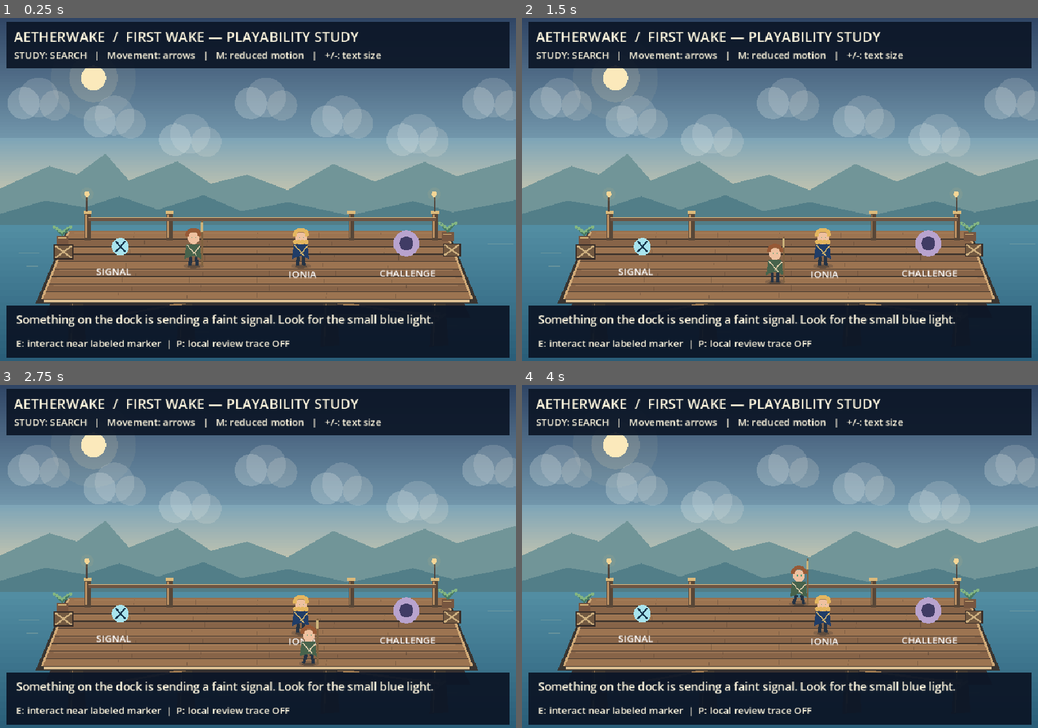
Above: before the commit, frames 1-4 (two rows, left to right).
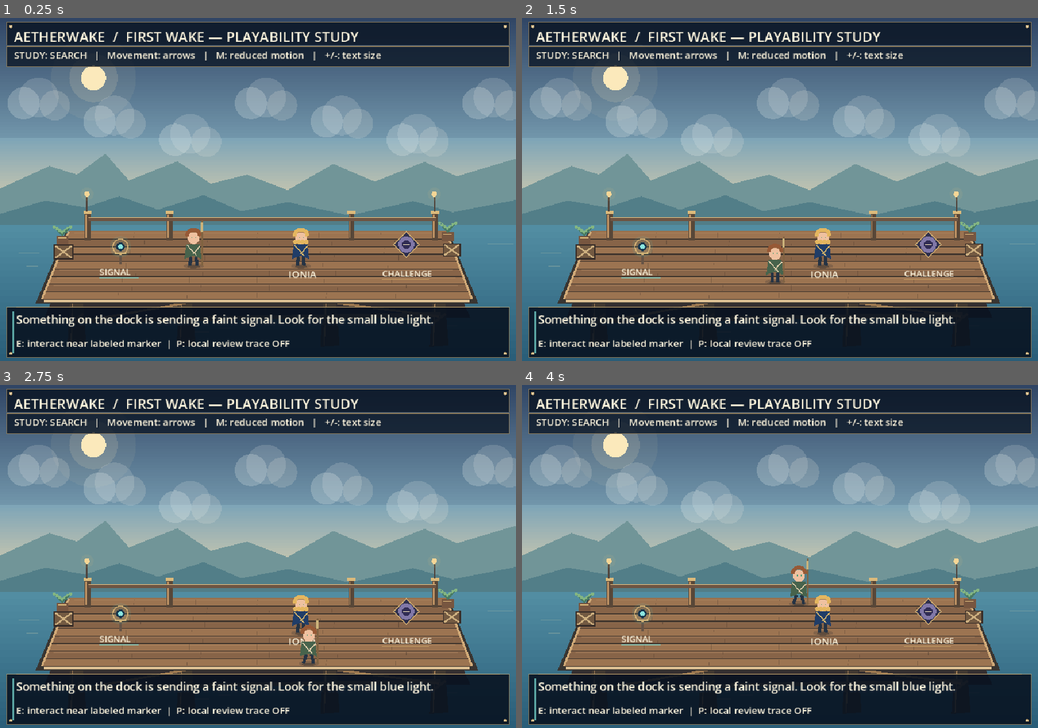
Above: after the commit, the same moments.

Repository: ndrorchestration/ToSailaStarrySky-jrpg
Game: Godot game, scene res://scenes/vertical_slice_review.tscn
The game is run twice, just before and just after one commit, with the same random seed, the same clock (stepped at 60 frames per second) and the same inputs. This scene is started directly instead of the project's main scene.
Inputs:
- Up to frame 1 (0.25 s): no input
- Up to frame 2 (1.5 s): tap Enter at 0.5 s; hold Right (ui_right) 0.53-1.28 s; tap E at 0.6 s; hold Down (ui_down) from 1.28 s (still down); tap R at 1.35 s
- Up to frame 3 (2.75 s): tap Space at 2 s; release Down (ui_down) at 2.03 s; hold Right (ui_right) from 2.03 s (still down); tap V at 2.1 s
- Up to frame 4 (4 s): release Right (ui_right) at 2.78 s; hold Up (ui_up) 2.78-3.53 s; tap C at 2.85 s; hold Left (ui_left) from 3.53 s (still down); tap T at 3.6 s

The runs differ from the first frame. In frame 1, 2.9% of the frame differs, in the area x 1-99%, y 1-100%; in frame 2, 2.9%; in frame 3, 2.8%; in frame 4, 2.9%.

Commit message:
style(godot): refine First Wake review chrome and diegetic markers

Diff:
--- a/godot/scripts/vertical_slice_review.gd
+++ b/godot/scripts/vertical_slice_review.gd
@@ -85,22 +85,82 @@
 
 func _draw() -> void:
     # Native dock atmosphere is rendered by the existing isolated depth-review layer.
-    draw_rect(Rect2(12, 9, 936, 86), Color(0.045, 0.085, 0.15, 0.92))
-    draw_rect(Rect2(12, 536, 936, 98), Color(0.045, 0.085, 0.15, 0.94))
-    # Readable symbols and labels accompany every colored object.
-    var light_radius: float = 16.0 if reduced_motion else 16.0 + 2.0 * sin(elapsed_seconds * 1.3)
-    draw_circle(SIGNAL_POINT + Vector2(0, -38), light_radius, Color("#a8e4ee"))
-    draw_line(SIGNAL_POINT + Vector2(-9, -48), SIGNAL_POINT + Vector2(9, -28), Color("#17364d"), 3.0)
-    draw_line(SIGNAL_POINT + Vector2(9, -48), SIGNAL_POINT + Vector2(-9, -28), Color("#17364d"), 3.0)
-    draw_circle(CHALLENGE_POINT + Vector2(0, -44), 24, Color("#b8a3ce"))
-    draw_circle(CHALLENGE_POINT + Vector2(0, -44), 13, Color("#403c65"))
-    if stage == "encounter" and encounter.echo_focus > 0:
-        draw_arc(CHALLENGE_POINT + Vector2(0, -44), 29.0, 0.0, TAU, 32, Color("#f1d88e"), 3.0)
+    # This child review branch only refines presentation chrome and diegetic markers.
+    _draw_review_chrome()
+    _draw_signal_device()
+    _draw_challenge_device()
     if stage == "complete":
-        draw_circle(SIGNAL_POINT + Vector2(0, -38), 30, Color("#f1d88e") if choice_state.choice == ChoiceState.Choice.REPAIR_BEACON else Color("#8cdbc8"))
-    draw_string(ThemeDB.fallback_font, SIGNAL_POINT + Vector2(-45, 15), "SIGNAL", HORIZONTAL_ALIGNMENT_LEFT, -1, 18, Color.WHITE)
-    draw_string(ThemeDB.fallback_font, IONIA_POINT + Vector2(-23, 20), "IONIA", HORIZONTAL_ALIGNMENT_LEFT, -1, 18, Color.WHITE)
-    draw_string(ThemeDB.fallback_font, CHALLENGE_POINT + Vector2(-50, 18), "CHALLENGE", HORIZONTAL_ALIGNMENT_LEFT, -1, 18, Color.WHITE)
+        _draw_choice_payoff()
+    draw_string(ThemeDB.fallback_font, SIGNAL_POINT + Vector2(-39, 15), "SIGNAL", HORIZONTAL_ALIGNMENT_LEFT, -1, 16, Color("#fff7df"))
+    draw_line(SIGNAL_POINT + Vector2(-40, 20), SIGNAL_POINT + Vector2(34, 20), Color(0.47, 0.88, 0.85, 0.62), 1.0)
+    draw_string(ThemeDB.fallback_font, IONIA_POINT + Vector2(-23, 20), "IONIA", HORIZONTAL_ALIGNMENT_LEFT, -1, 18, Color("#fff7df"))
+    draw_string(ThemeDB.fallback_font, CHALLENGE_POINT + Vector2(-45, 18), "CHALLENGE", HORIZONTAL_ALIGNMENT_LEFT, -1, 16, Color("#fff7df"))
+    draw_line(CHALLENGE_POINT + Vector2(-46, 23), CHALLENGE_POINT + Vector2(43, 23), Color(0.85, 0.70, 0.43, 0.62), 1.0)
+
+func _draw_review_chrome() -> void:
+    var deep := Color(0.035, 0.075, 0.13, 0.82)
+    var deep_soft := Color(0.035, 0.075, 0.13, 0.76)
+    var ivory := Color("#fff7df")
+    var brass := Color("#d8b475")
+    var aether := Color("#78d9d1")
+    # Two lighter instrument-like bands preserve more of the sky than the old monolithic HUD.
+    draw_rect(Rect2(12, 9, 936, 43), deep)
+    draw_rect(Rect2(12, 54, 936, 38), deep_soft)
+    draw_rect(Rect2(12, 540, 936, 94), Color(0.028, 0.067, 0.12, 0.88))
+    for rect in [Rect2(12, 9, 936, 43), Rect2(12, 54, 936, 38), Rect2(12, 540, 936, 94)]:
+        draw_rect(rect, Color(brass, 0.58), false, 1.0)
+    draw_line(Vector2(26, 52), Vector2(934, 52), Color(aether, 0.44), 1.0)
+    draw_line(Vector2(30, 540), Vector2(930, 540), Color(brass, 0.72), 2.0)
+    draw_line(Vector2(24, 548), Vector2(24, 625), Color(aether, 0.72), 3.0)
+    # Small crafted corner fasteners read as ship instrumentation rather than generic boxes.
+    for p in [Vector2(20, 17), Vector2(940, 17), Vector2(20, 626), Vector2(940, 626)]:
+        draw_circle(p, 3.0, Color(brass, 0.86))
+        draw_circle(p, 1.2, ivory)
+
+func _draw_signal_device() -> void:
+    var center := SIGNAL_POINT + Vector2(0, -38)
+    var brass := Color("#d8b475")
+    var aether := Color("#8be5df")
+    draw_line(center + Vector2(0, 11), SIGNAL_POINT + Vector2(0, -5), Color("#665446"), 4.0)
+    draw_line(center + Vector2(-11, 13), center + Vector2(11, 13), brass, 3.0)
+    draw_circle(center, 20.0, Color(0.25, 0.86, 0.84, 0.08))
+    draw_arc(center, 14.0, 0.0, TAU, 28, Color(brass, 0.88), 2.0)
+    draw_circle(center, 8.0, Color("#17364d"))
+    draw_circle(center, 4.5, aether)
+    if not reduced_motion:
+        var pulse: float = 2.0 + 2.0 * (0.5 + 0.5 * sin(elapsed_seconds * 1.25))
+        draw_arc(center, 20.0 + pulse, -2.55, -0.58, 18, Color(aether, 0.46), 2.0)
+        draw_arc(center, 20.0 + pulse, 0.58, 2.55, 18, Color(aether, 0.46), 2.0)
+
+func _draw_challenge_device() -> void:
+    var center := CHALLENGE_POINT + Vector2(0, -42)
+    var brass := Color("#d8b475")
+    var violet := Color("#8178a8")
+    var points := [
+        center + Vector2(0, -24),
+        center + Vector2(24, 0),
+        center + Vector2(0, 24),
+        center + Vector2(-24, 0)
+    ]
+    draw_colored_polygon(PackedVector2Array(points), Color(0.16, 0.17, 0.30, 0.94))
+    draw_polyline(PackedVector2Array(points + [points[0]]), Color(brass, 0.82), 2.0)
+    draw_circle(center, 15.0, violet)
+    draw_circle(center, 8.0, Color("#302c54"))
+    draw_line(center + Vector2(-6, 0), center + Vector2(6, 0), Color("#efe1ba"), 2.0)
+    if stage == "encounter":
+        var telegraph_color := Color("#f1d88e") if encounter.telegraph_winding_up else Color("#8be5df")
+        draw_arc(center, 30.0, -2.55, -0.58, 18, telegraph_color, 3.0)
+        draw_arc(center, 30.0, 0.58, 2.55, 18, telegraph_color, 3.0)
+        if encounter.echo_focus > 0:
+            draw_arc(center, 35.0, 0.0, TAU, 32, Color("#f1d88e"), 2.0)
+
+func _draw_choice_payoff() -> void:
+    var center := SIGNAL_POINT + Vector2(0, -38)
+    var payoff := Color("#f1d88e") if choice_state.choice == ChoiceState.Choice.REPAIR_BEACON else Color("#8cdbc8")
+    draw_circle(center, 32.0, Color(payoff, 0.10))
+    draw_arc(center, 25.0, 0.0, TAU, 32, Color(payoff, 0.82), 3.0)
+    draw_arc(center, 31.0, -2.75, -0.40, 22, Color(payoff, 0.48), 2.0)
+    draw_line(center + Vector2(0, -27), center + Vector2(0, -53), Color(payoff, 0.54), 3.0)
 
 func discover_signal() -> bool:
     if stage != "search":
